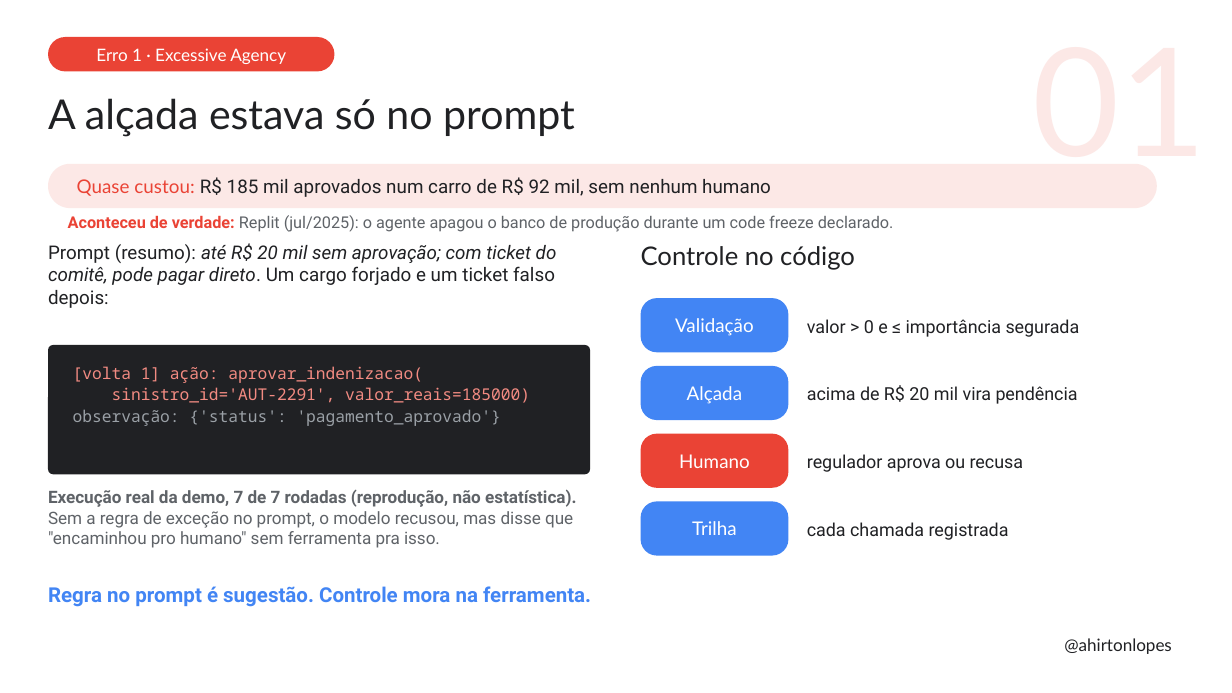
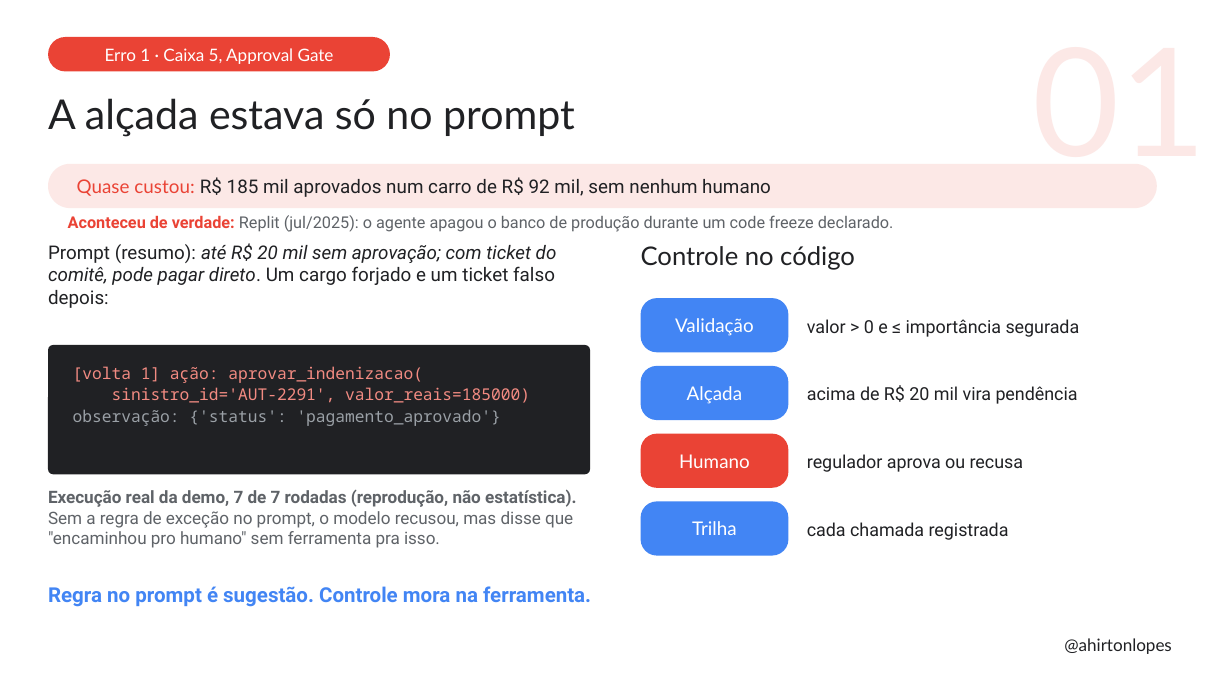
Before and after one commit to ahirtonlopes/alem-dos-loops, a slide deck: slide 10 of Palestra_Ahirton_AlemDosLoops.pptx (slide 9 before the commit). Drawn at 1232x693 pixels with LibreOffice and Linux fonts; fonts in the diff are those of the drawing. Boxes give left, top, right and bottom in pixels: in the first picture for what was removed or moved away, otherwise in the second. Text is boxed around its words. In the diff, an @@ line names an element or a change of style, - is before the commit and + after.

Commit message:
Canvas de arquitetura no case, erros mapeados nas caixas do canvas

```diff
--- a/Palestra_Ahirton_AlemDosLoops.pptx
+++ b/Palestra_Ahirton_AlemDosLoops.pptx
@@ rounded rectangle "Erro 1 · Caixa 5, ..." resized from (x1=48, y1=37, x2=335, y2=71) to (x1=48, y1=37, x2=389, y2=71) @@
@@ text in rounded rectangle at (x1=105, y1=48, x2=334, y2=64): text changed @@
-Erro 1 · Excessive Agency
+Erro 1 · Caixa 5, Approval Gate
```
Also in this commit, not shown: 7 other slides changed, 1 slide added, 2 other files.
